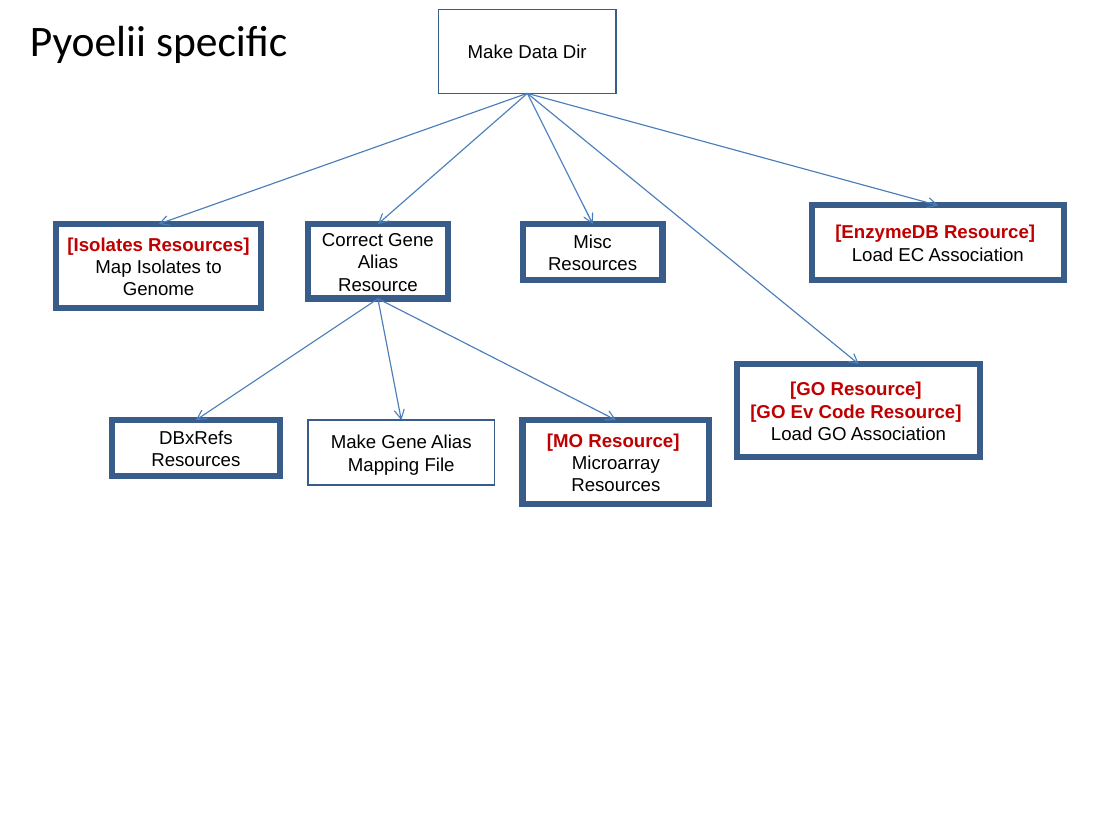
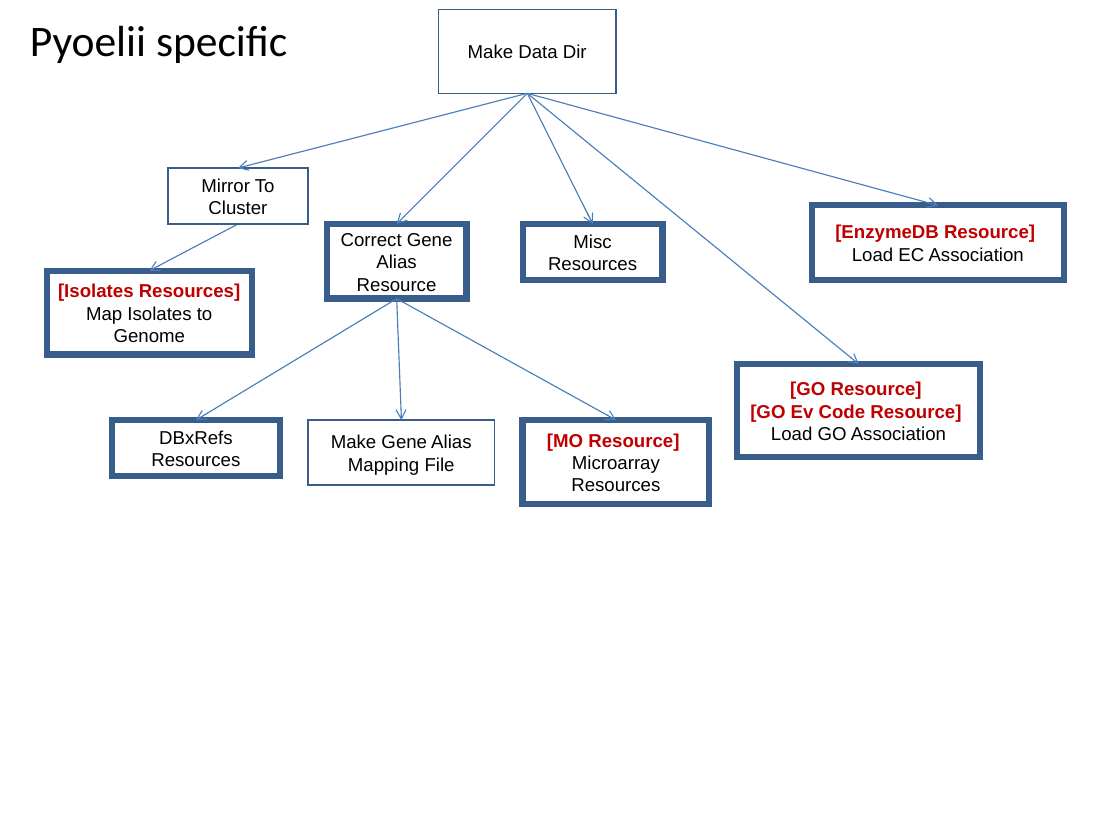
Before and after one commit to VEuPathDB/ApiCommonWorkflow, a slide deck: slide 34 of Main/doc/IntegratedWorkflow.ppt. Drawn at 1120x840 pixels with LibreOffice and Linux fonts; fonts in the diff are those of the drawing. Boxes give left, top, right and bottom in pixels: in the first picture for what was removed or moved away, otherwise in the second. Text is boxed around its words. In the diff, an @@ line names an element or a change of style, - is before the commit and + after.

```diff
--- a/Main/doc/IntegratedWorkflow.ppt
+++ b/Main/doc/IntegratedWorkflow.ppt
@@ arrow moved from (528, 93) - (159, 224) to (528, 93) - (237, 168) @@
@@ arrow moved from (528, 93) - (377, 224) to (528, 93) - (396, 224) @@
@@ rectangle added at box(168, 168, 308, 224), outline #385D8A 0.99 pt, 12 pt, text #000000 @@
+Mirror To Cluster
@@ arrow added from (239, 224) to (149, 271), #4A7EBB 0.74 pt @@
@@ rectangle "Correct Gene Alias": place and size @@
-rectangle "Correct Gene Alias" at box(308, 224, 448, 299)
+rectangle "Correct Gene Alias" at box(327, 224, 467, 299)
@@ rectangle "[Isolates Resources]": place and size @@
-rectangle "[Isolates Resources]" at box(56, 224, 261, 308)
+rectangle "[Isolates Resources]" at box(47, 271, 252, 355)
@@ arrow moved from (379, 299) - (196, 420) to (396, 299) - (196, 420) @@
@@ arrow moved from (377, 299) - (616, 420) to (396, 299) - (616, 420) @@
@@ arrow moved from (377, 299) - (401, 420) to (396, 299) - (401, 420) @@
```
Also in this commit, not shown: 33 other slides changed.
